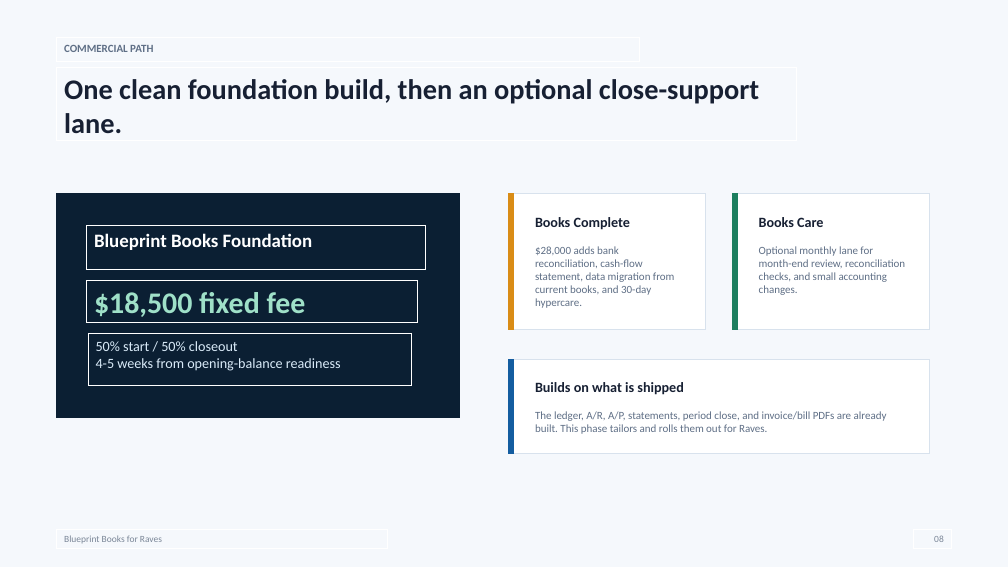
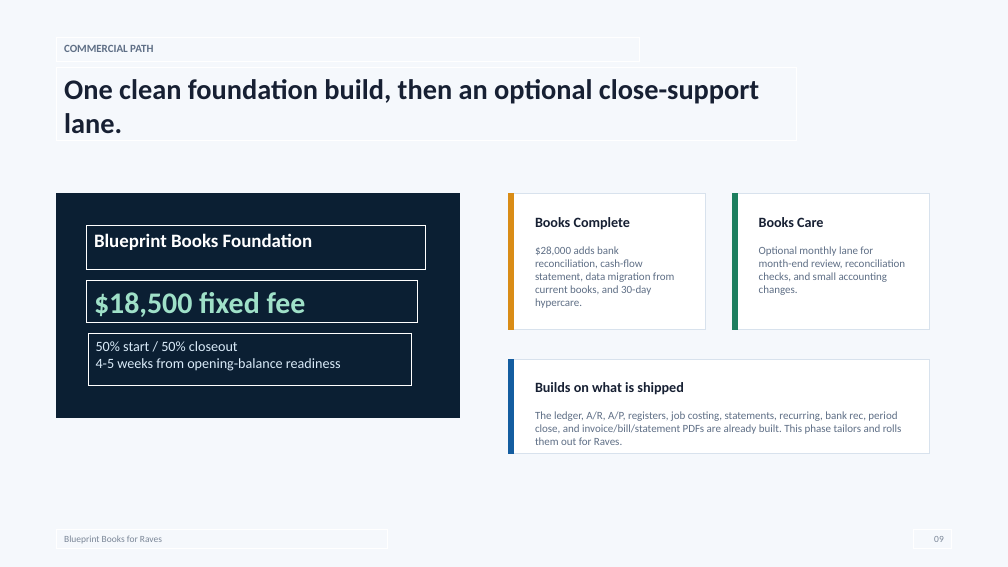
Before and after one commit to skiddo-dev/Blueprint, a slide deck: slide 9 of docs/Blueprint Books Pitch Deck - Raves.pptx (slide 8 before the commit). Drawn at 1008x567 pixels with LibreOffice and Linux fonts; fonts in the diff are those of the drawing. Boxes give left, top, right and bottom in pixels: in the first picture for what was removed or moved away, otherwise in the second. Text is boxed around its words. In the diff, an @@ line names an element or a change of style, - is before the commit and + after.

```diff
--- a/docs/Blueprint Books Pitch Deck - Raves.pptx
+++ b/docs/Blueprint Books Pitch Deck - Raves.pptx
@@ text in rectangle at (x1=535, y1=411, x2=902, y2=445): text changed @@
-The ledger, A/R, A/P, statements, period close, and invoice/bill PDFs are already built. This phase tailors and rolls them out for Raves.
+The ledger, A/R, A/P, registers, job costing, statements, recurring, bank rec, period close, and invoice/bill/statement PDFs are already built. This phase tailors and rolls them out for Raves.
```
Also in this commit, not shown: 4 other slides changed, 1 slide added, 9 other files.
